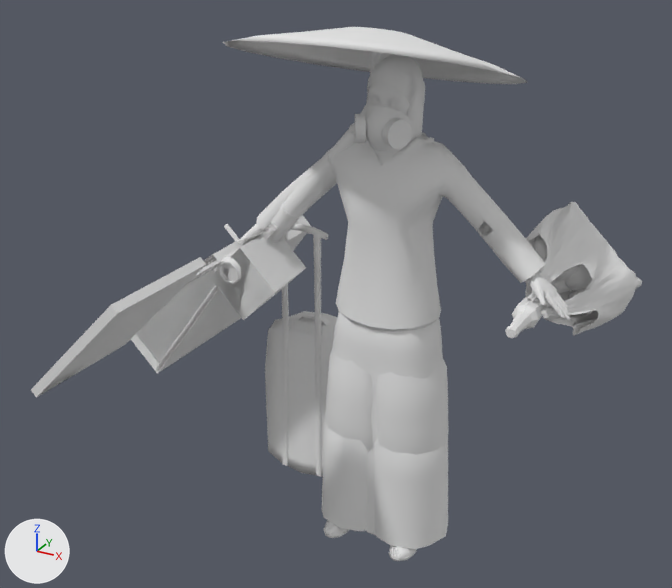
Renders of the COLLADA model objects3d/civilian5_arab.dae from each side of a commit.
The view is the same before and after, from a camera (50 mm lens) standing at (18.7, -39.9, 33.7) and looking at (-2.1, -2.0, 14.8). The lights are fixed; the arrows at lower left show +X, +Y and +Z. Where no turn or scale is listed for an object, it has been applied to the vertices. Vertices at the same position are counted once.

Names of what the first picture shows: 'Handbag01', 'Handbag03', 'Handbag04', 'Handbag05', 'Handbag06', 'LowLeg1', 'LowLeg2', 'ProtestSign', 'ShoppingBag', 'SittingBaby', 'Umbrella1', 'UpBody', 'UpLeg2', 'center', 'trolley'.
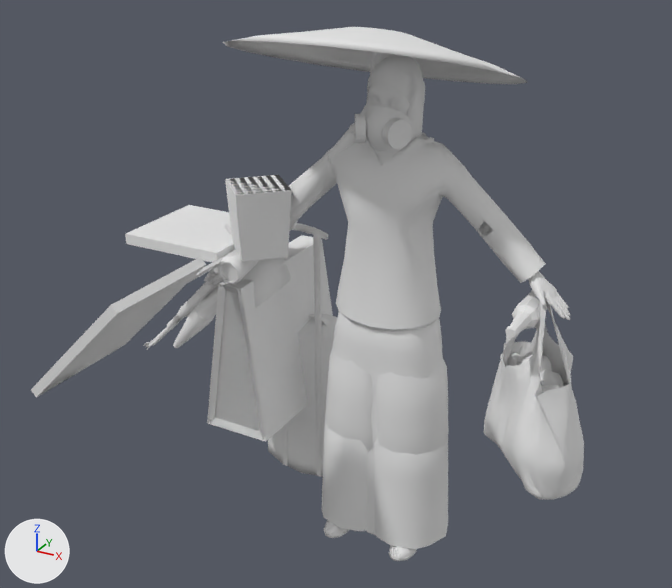
Where the newer file only moved an object's origin or applied its transform, the numbers keep the older frame.

Where the change shows, as pixel boxes (x1, y1, x2, y2) in the pictures (672 x 588 px):
'ShoppingBag', mesh turned: before (525, 202, 642, 336); after (484, 290, 584, 500)
'Handbag05', mesh turned: before (156, 225, 312, 373); after (210, 239, 333, 442)
'Handbag04', mesh turned: before (131, 224, 310, 371); after (208, 246, 306, 440)
'Handbag01', moved, turned: before (212, 250, 306, 320); after (225, 175, 292, 262)
'Handbag02', mesh turned (not visible before): after (125, 205, 235, 262)
'SittingBaby', moved, turned: before (210, 237, 305, 319); after (225, 175, 289, 233)
'Handbag06', mesh turned: before (132, 242, 235, 370); after (207, 285, 263, 441)
'Handbag03', mesh turned: before (156, 215, 309, 369); after (207, 235, 313, 440)

What changed in the scene script:
```text
Change me_handbag03mesh:
    where me_handbag03mesh.from_pydata(...)  # 16 vertices, 28 faces; spans x -7.69..0.36, y -4.37..4.37, z -7.6..0.45
    used by ob_handbag03; location = (-8.47, 1.26, 15.57)
    me_handbag03mesh part 1: the whole mesh is turned -45 degrees about the y axis through its middle, then moved by (4.07, 0.0, -2.72)
Change me_handbag04mesh:
    where me_handbag04mesh.from_pydata(...)  # 16 vertices, 28 faces; spans x -7.69..0.36, y -4.37..4.37, z -7.6..0.45
    used by ob_handbag04; location = (-8.43, 1.26, 15.53)
    me_handbag04mesh part 2: the whole mesh is turned -45 degrees about the y axis through its middle, then moved by (4.08, 0.0, -2.68)
Change me_handbag05mesh:
    where me_handbag05mesh.from_pydata(...)  # 16 vertices, 28 faces; spans x -7.69..0.36, y -4.37..4.37, z -7.6..0.45
    used by ob_handbag05; location = (-8.31, 1.26, 15.42)
    me_handbag05mesh part 3: the whole mesh is turned -45 degrees about the y axis through its middle, then moved by (4.13, 0.0, -2.56)
Change me_handbag06mesh:
    where me_handbag06mesh.from_pydata(...)  # 16 vertices, 28 faces; spans x -7.69..0.36, y -4.37..4.37, z -7.6..0.45
    used by ob_handbag06; location = (-8.47, 1.26, 15.57)
    me_handbag06mesh part 4: the whole mesh is turned -45 degrees about the y axis through its middle, then moved by (4.07, 0.0, -2.72)
Change me_handbag02mesh:
    where me_handbag02mesh.from_pydata(...)  # 8 vertices, 12 faces; spans x -5.02..-0.28, y -3.18..2.56, z -4.61..0.12
    used by ob_handbag02; location = (-8.08, 1.58, 15.67)
    me_handbag02mesh part 5: the whole mesh is turned 45 degrees about the y axis through its middle, then moved by (-0.81, -1.68, 2.53)
Change me_shoppingbagmesh:
    where me_shoppingbagmesh.from_pydata(...)  # 860 vertices, 1597 faces; spans x -2.71..3.04, y -0.47..9.09, z -3.14..2.5
    used by ob_shoppingbag; location = (7.98, -0.41, 15.8)
    me_shoppingbagmesh part 6: the whole mesh is turned -90 degrees about the x axis through the mesh origin
Change ob_handbag01:
    ob_handbag01.location: (0.0902, -0.0339, -0.151) -> (0.0902, 0.0407, -0.114)
    ob_handbag01.rotation_euler: (0.0, 0.785, 3.142) -> (-1.571, 0.0, 2.356)  # degrees (0, 45, 180) -> degrees (-90, 0, 135)
Change ob_sittingbaby:
    ob_sittingbaby.location: (0.0922, -0.0339, -0.149) -> (0.0922, 0.0388, -0.114)
    ob_sittingbaby.rotation_euler: (0.0, 0.785, 3.142) -> (-1.571, 0.0, 2.356)  # degrees (0, 45, 180) -> degrees (-90, 0, 135)
```
